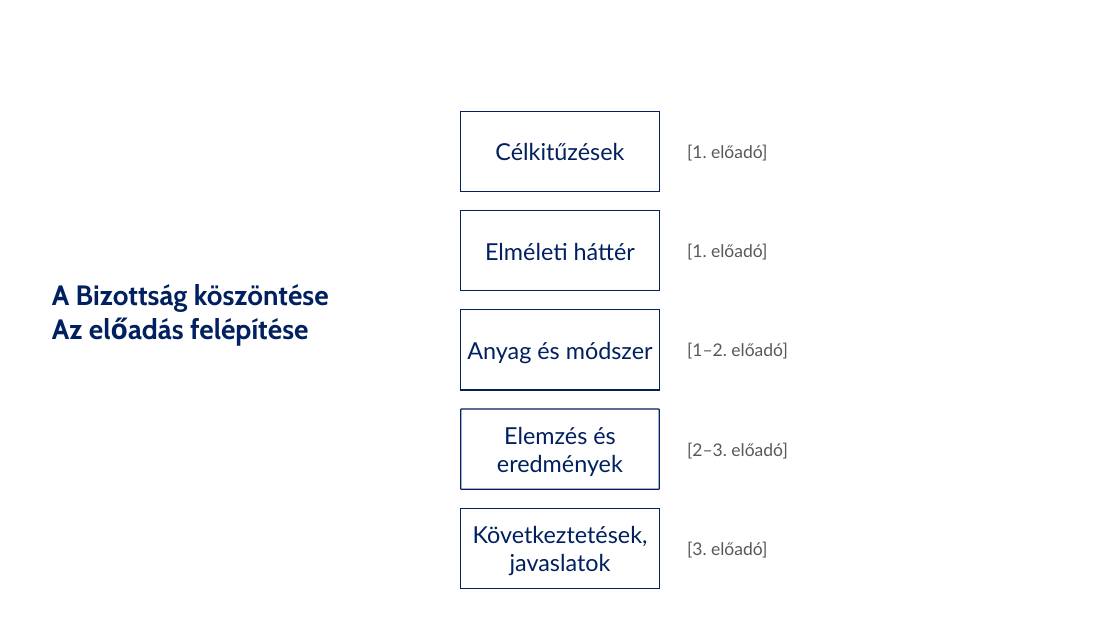
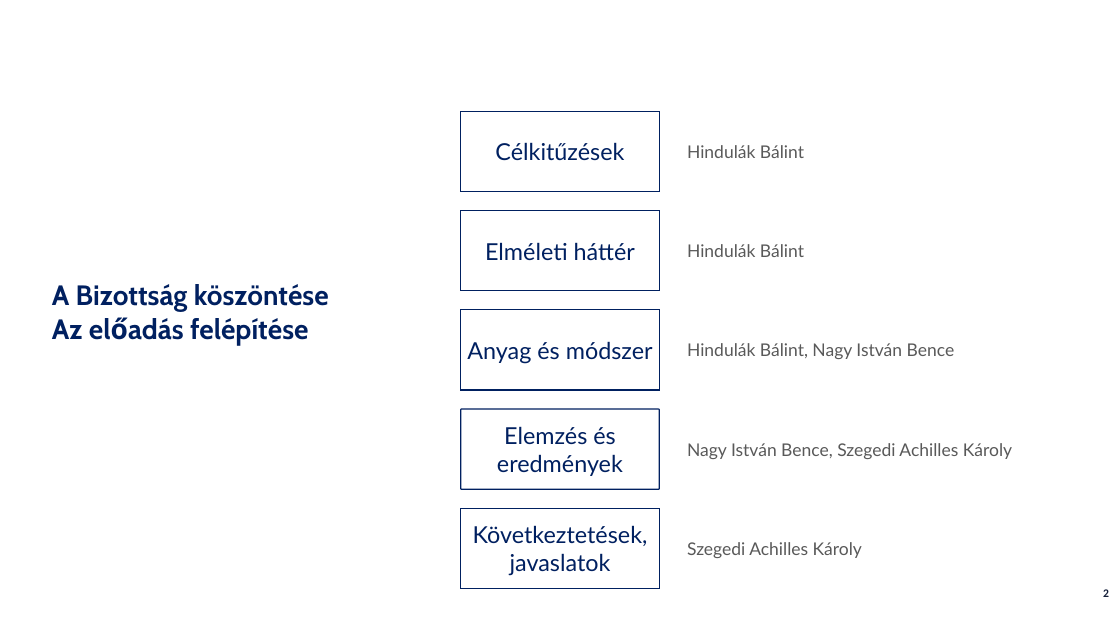
Before and after one commit to Deatron01/Project-Mimir, a slide deck: slide 2 of tdk/eloadas/mimir_tdk_eloadas.pptx. Drawn at 1120x630 pixels with LibreOffice and Linux fonts; fonts in the diff are those of the drawing; background and template pictures are left out. Boxes give left, top, right and bottom in pixels: in the first picture for what was removed or moved away, otherwise in the second. Text is boxed around its words. In the diff, an @@ line names an element or a change of style, - is before the commit and + after.

```diff
--- a/tdk/eloadas/mimir_tdk_eloadas.pptx
+++ b/tdk/eloadas/mimir_tdk_eloadas.pptx
@@ text at <box>687,145,804,158</box>: text changed @@
-[1. előadó]
+Hindulák Bálint
@@ text at <box>687,244,804,257</box>: text changed @@
-[1. előadó]
+Hindulák Bálint
@@ text at <box>687,343,955,359</box>: text changed @@
-[1–2. előadó]
+Hindulák Bálint, Nagy István Bence
@@ text at <box>687,443,1012,459</box>: text changed @@
-[2–3. előadó]
+Nagy István Bence, Szegedi Achilles Károly
@@ text at <box>687,542,862,558</box>: text changed @@
-[3. előadó]
+Szegedi Achilles Károly
@@ page number added at <box>1103,589,1109,597</box>, 10 pt, text #151F39, bold @@
+2
```
Also in this commit, not shown: 16 other slides changed, 4 other files.
